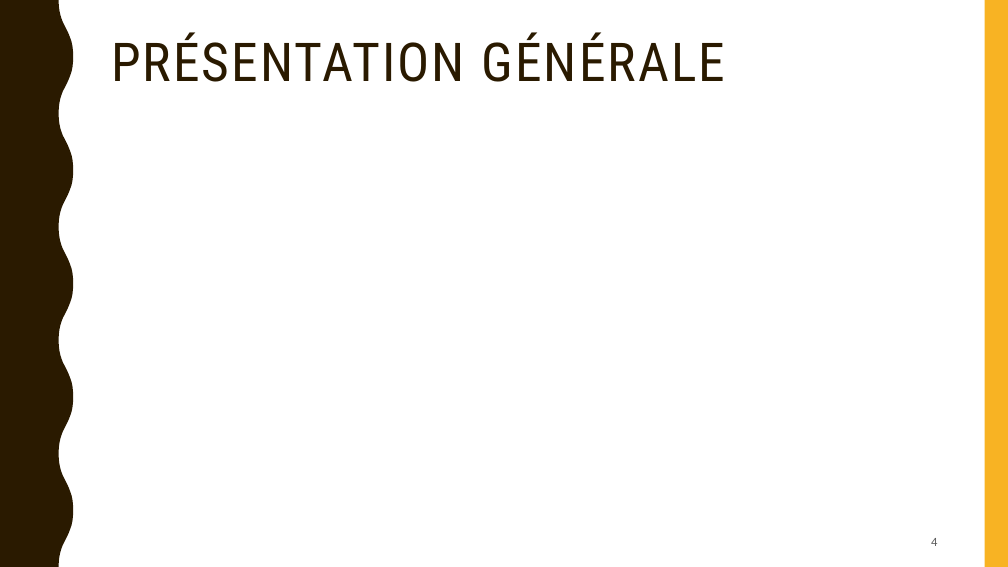
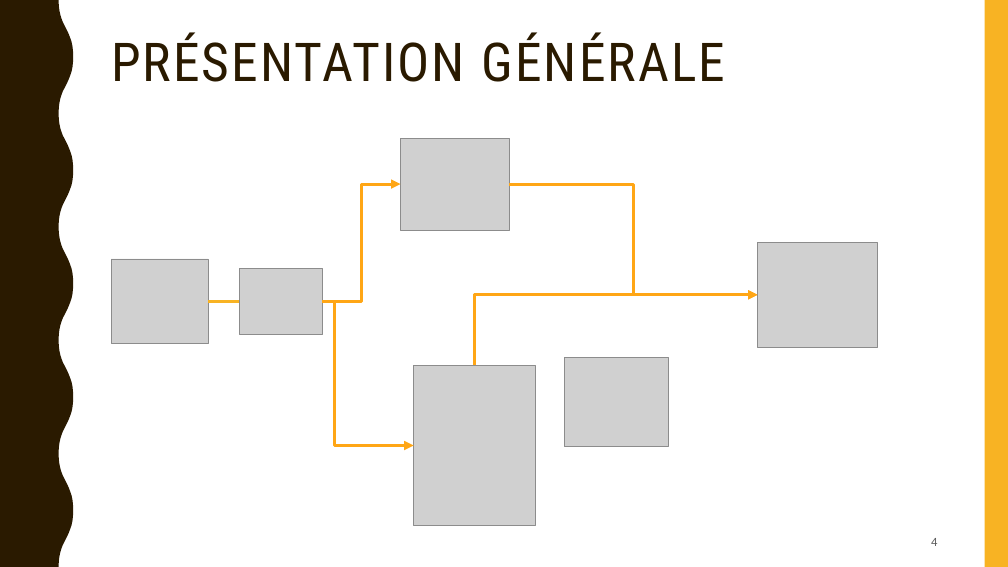
Before and after one commit to chrisbergont/Projet_elec, a slide deck: slide 4 of Présentation_Rucher.pptx. Drawn at 1008x567 pixels with LibreOffice and Linux fonts; fonts in the diff are those of the drawing; grey boxes stand for pictures. Boxes give left, top, right and bottom in pixels: in the first picture for what was removed or moved away, otherwise in the second. Text is boxed around its words. In the diff, an @@ line names an element or a change of style, - is before the commit and + after.

Commit message:
PWRPT avec qq images
PWRPT avec qq images

```diff
--- a/Présentation_Rucher.pptx
+++ b/Présentation_Rucher.pptx
@@ picture added at [401, 138, 510, 231] @@
@@ elbow arrow added from (322, 302) to (401, 185), #FFA615 3 pt @@
@@ elbow arrow added from (510, 185) to (758, 295), #FFA615 3 pt @@
@@ picture added at [111, 259, 208, 344] @@
@@ picture added at [240, 268, 322, 335] @@
@@ picture added at [758, 243, 878, 347] @@
@@ elbow arrow added from (475, 365) to (758, 295), #FFA615 3 pt @@
@@ line added from (208, 302) to (240, 302), #F8B323 3 pt @@
@@ elbow arrow added from (334, 302) to (414, 445), #FFA615 3 pt @@
@@ picture added at [565, 358, 668, 448] @@
@@ picture added at [414, 365, 535, 526] @@
```
Also in this commit, not shown: 2 other slides changed.
